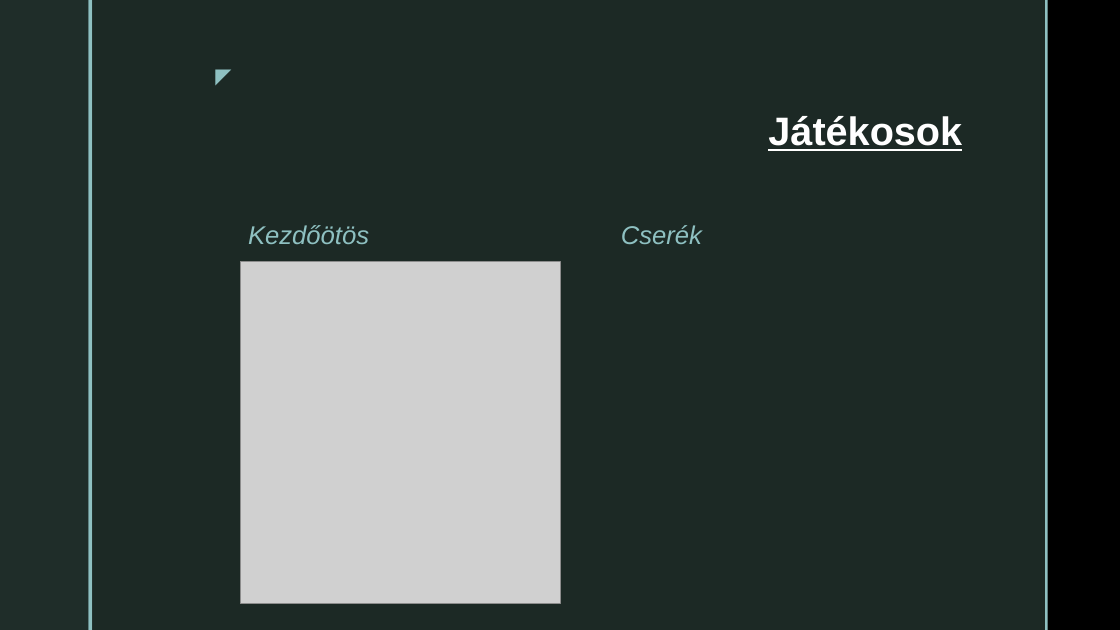
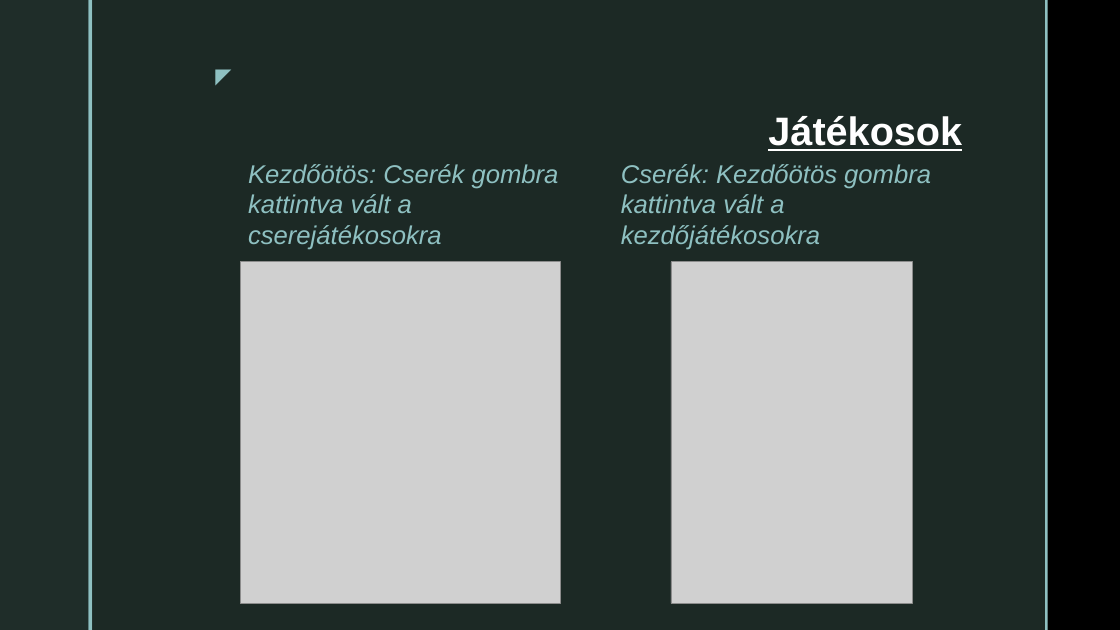
Before and after one commit to TaicsMrt/Vizsgafeladat, a slide deck: slide 6 of Vizsga.pptx. Drawn at 1120x630 pixels with LibreOffice and Linux fonts; fonts in the diff are those of the drawing; grey boxes stand for pictures; background and template pictures are left out. Boxes give left, top, right and bottom in pixels: in the first picture for what was removed or moved away, otherwise in the second. Text is boxed around its words. In the diff, an @@ line names an element or a change of style, - is before the commit and + after.

```diff
--- a/Vizsga.pptx
+++ b/Vizsga.pptx
@@ text at (x1=248, y1=164, x2=559, y2=250): text changed @@
-Kezdőötös
+Kezdőötös: Cserék gombra kattintva vált a cserejátékosokra
@@ text at (x1=621, y1=164, x2=931, y2=250): text changed @@
-Cserék
+Cserék: Kezdőötös gombra kattintva vált a kezdőjátékosokra
@@ picture added at (x1=671, y1=262, x2=912, y2=604) @@
```
Also in this commit, not shown: 5 slides added, 5 slides removed.
